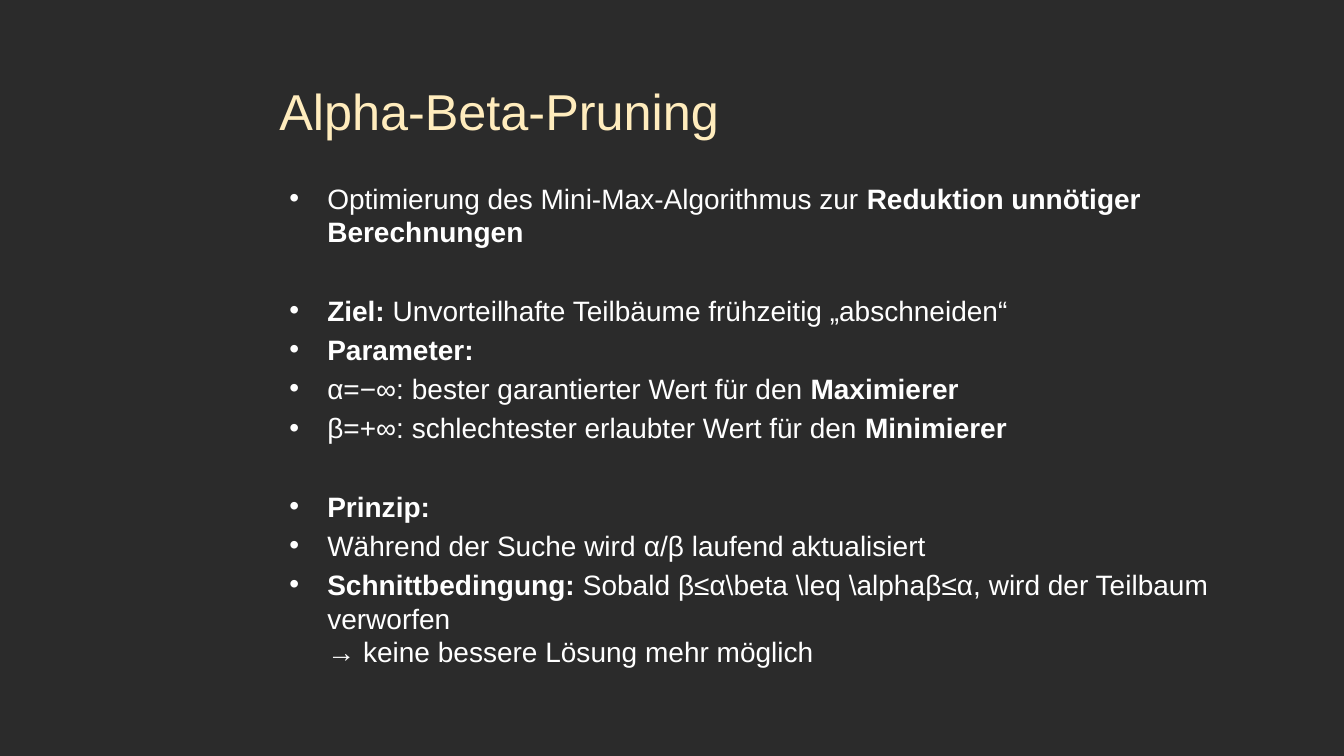
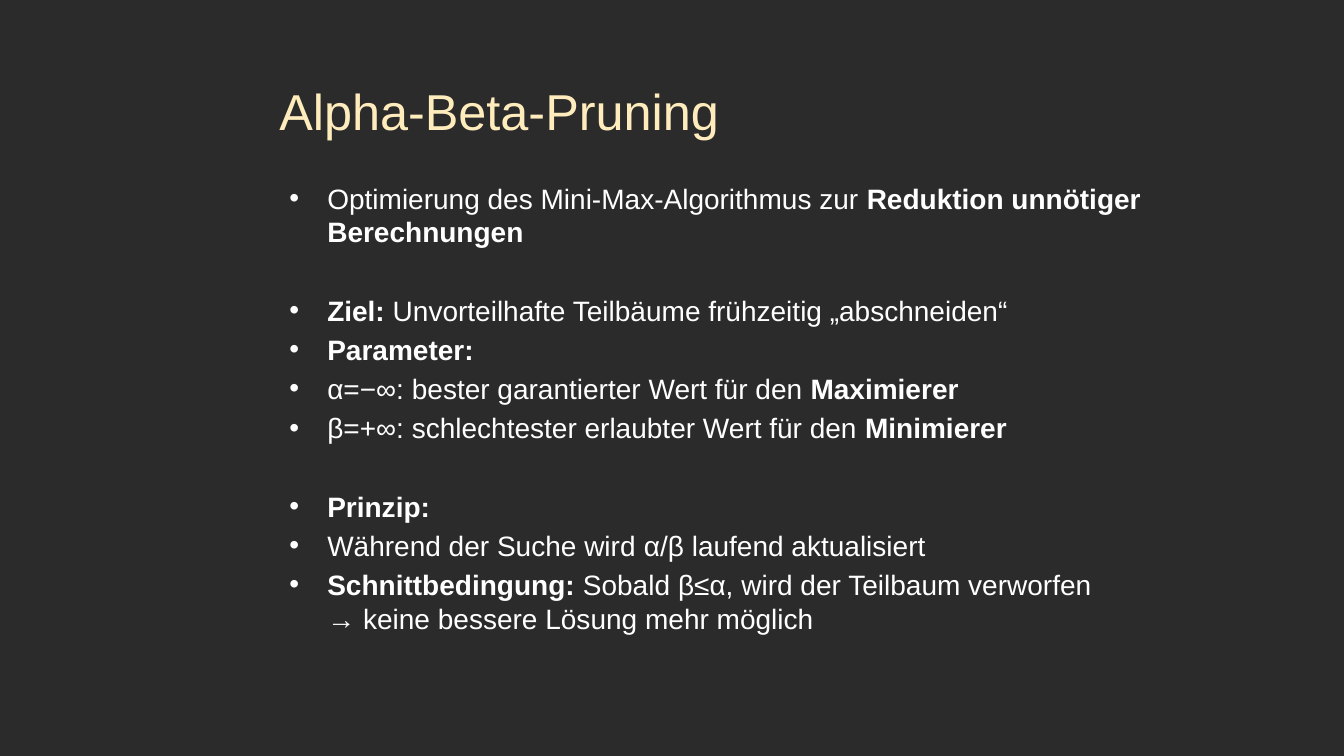
Before and after one commit to mfnomad/chess-cnn, a slide deck: slide 19 of präsentation.pptx (slide 22 before the commit). Drawn at 1344x756 pixels with LibreOffice and Linux fonts; fonts in the diff are those of the drawing; background and template pictures are left out; a plain dark background stands for a picture behind light text. Boxes give left, top, right and bottom in pixels: in the first picture for what was removed or moved away, otherwise in the second. Text is boxed around its words. In the diff, an @@ line names an element or a change of style, - is before the commit and + after.

```diff
--- a/präsentation.pptx
+++ b/präsentation.pptx
@@ text at (x1=327, y1=574, x2=1091, y2=634): text changed @@
-• Schnittbedingung: Sobald β≤α\beta \leq \alphaβ≤α, wird der Teilbaum verworfen
-  → keine bessere Lösung mehr möglich
+• Schnittbedingung: Sobald β≤α, wird der Teilbaum verworfen
+  → keine bessere Lösung mehr möglich
```
Also in this commit, not shown: 9 other slides changed, 3 slides removed, 1 other file.
